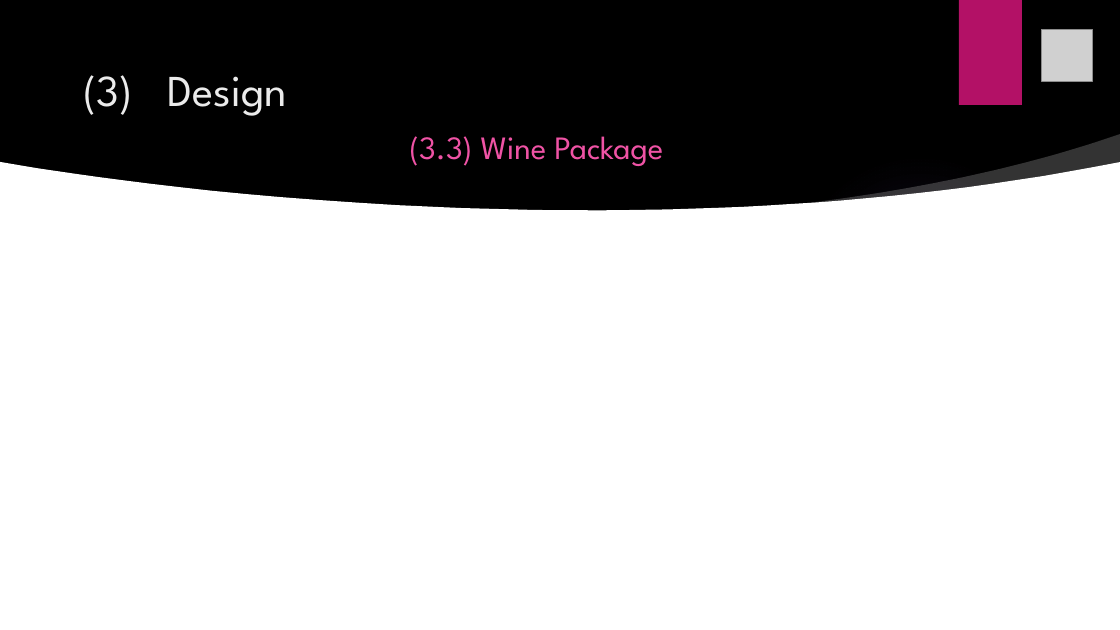
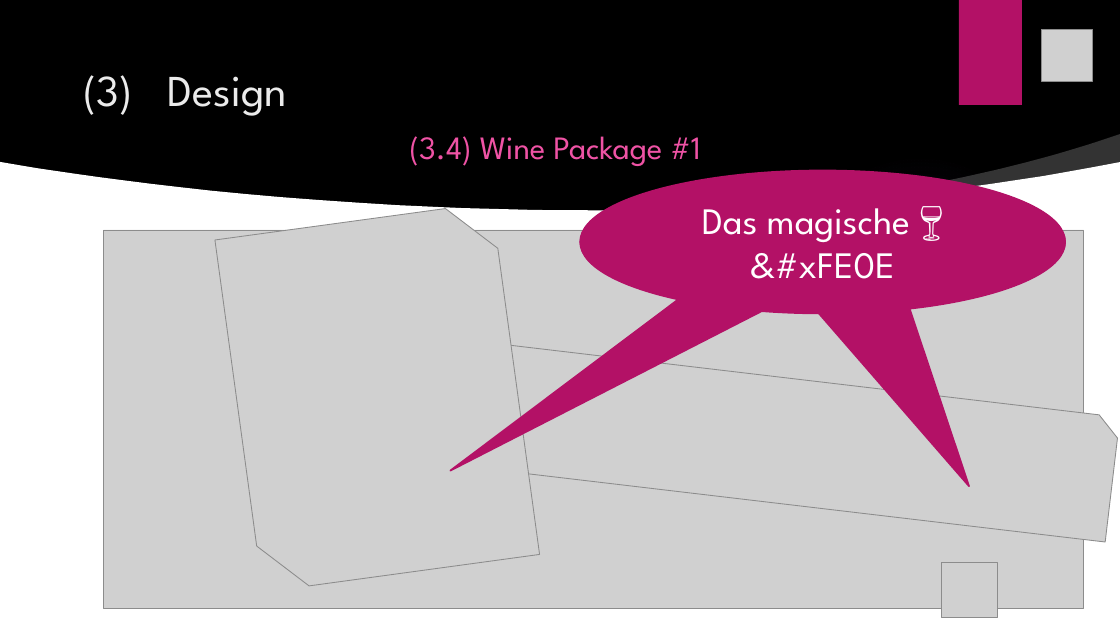
Before and after one commit to hejo221/swt20w37, a slide deck: slide 9 of LaBouteillePräsentation/LaBouteille.pptx (slide 3 before the commit). Drawn at 1120x630 pixels with LibreOffice and Linux fonts; fonts in the diff are those of the drawing; grey boxes stand for pictures; background and template pictures are left out. Boxes give left, top, right and bottom in pixels: in the first picture for what was removed or moved away, otherwise in the second. Text is boxed around its words. In the diff, an @@ line names an element or a change of style, - is before the commit and + after.

```diff
--- a/LaBouteillePräsentation/LaBouteille.pptx
+++ b/LaBouteillePräsentation/LaBouteille.pptx
@@ title at bbox=[84, 75, 700, 166]: text changed @@
-(3) Design
-(3.3) Wine Package
+(3) Design
+(3.4) Wine Package #1
@@ speech bubble added at bbox=[581, 171, 1065, 313], fill #B31166, outline #B31166 1.5 pt @@
@@ speech bubble added at bbox=[581, 171, 1065, 313], fill #B31166, outline #B31166 1.5 pt, 32 pt, text #FFFFFF @@
+Das magische 🍷&#xFE0E
@@ picture added at bbox=[215, 202, 540, 592] @@
@@ picture added at bbox=[103, 230, 1084, 609] @@
@@ picture added at bbox=[469, 342, 1120, 541] @@
@@ picture added at bbox=[942, 562, 998, 618] @@
```
Also in this commit, not shown: 2 other slides changed, 3 slides added, 14 slides removed, 4 other files.
